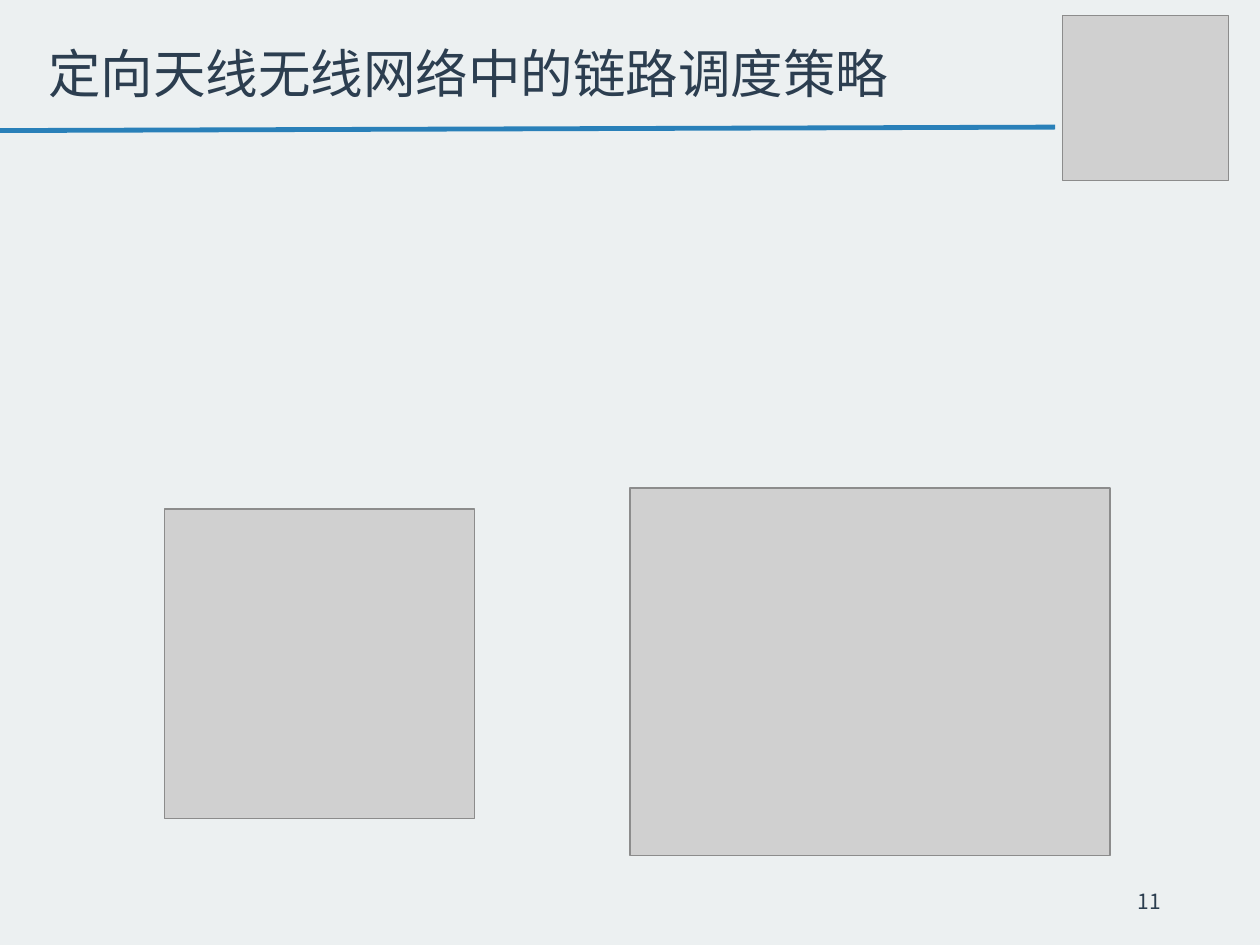
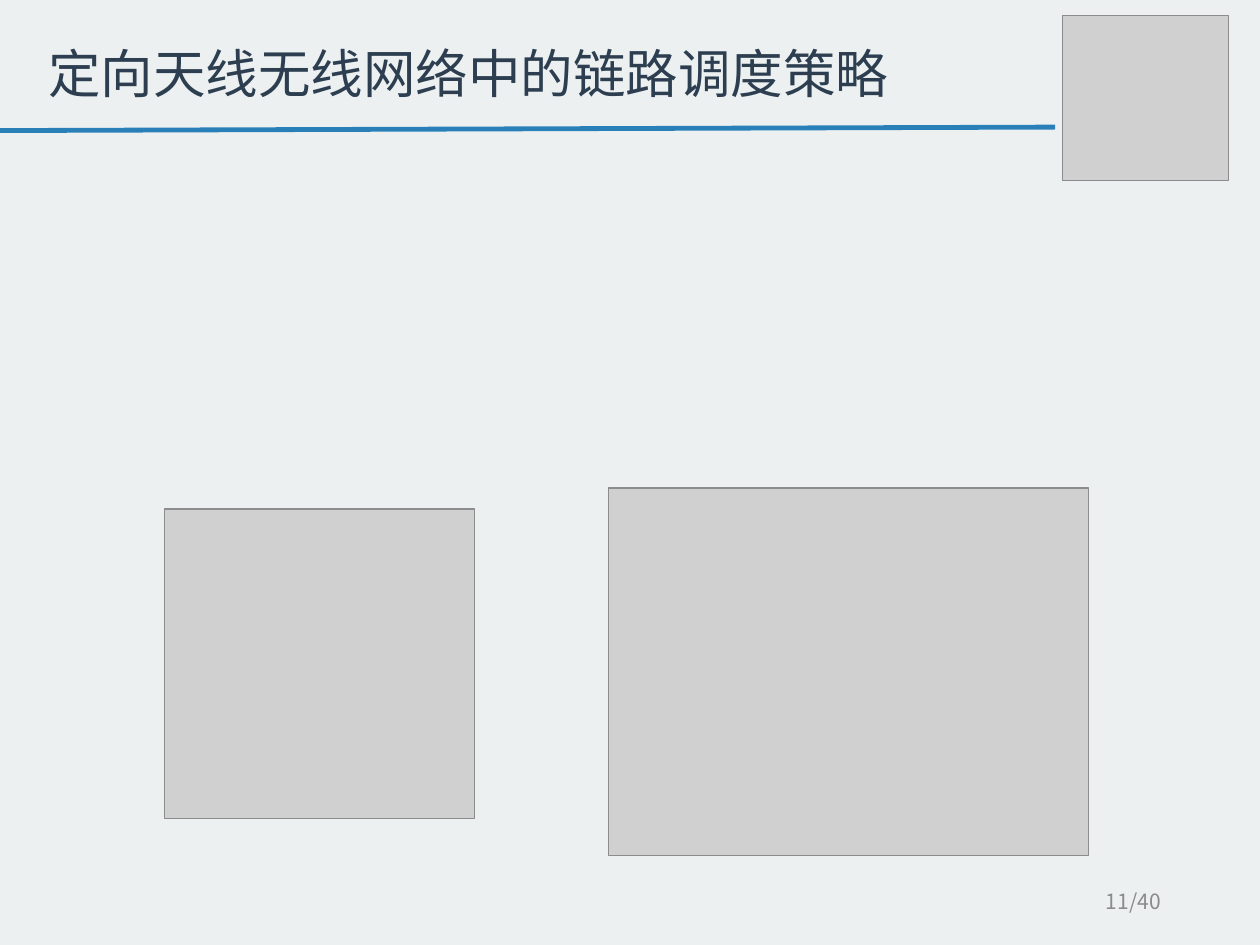
Before and after one commit to tangzhaoshu/playground, a slide deck: slide 11 of ResearchWork/毕业答辩--唐兆树.pptx. Drawn at 1260x945 pixels with LibreOffice and Linux fonts; fonts in the diff are those of the drawing; grey boxes stand for pictures. Boxes give left, top, right and bottom in pixels: in the first picture for what was removed or moved away, otherwise in the second. Text is boxed around its words. In the diff, an @@ line names an element or a change of style, - is before the commit and + after.

```diff
--- a/ResearchWork/毕业答辩--唐兆树.pptx
+++ b/ResearchWork/毕业答辩--唐兆树.pptx
@@ picture: place and size @@
-picture at bbox=[630, 488, 1110, 856]
+picture at bbox=[609, 488, 1089, 856]
@@ text at bbox=[1106, 892, 1161, 913]: text changed; text colour #2C3E50 to #8C8C8C @@
-11
+11/40
```
Also in this commit, not shown: 23 other slides changed, 1 slide added, 18 other files.
